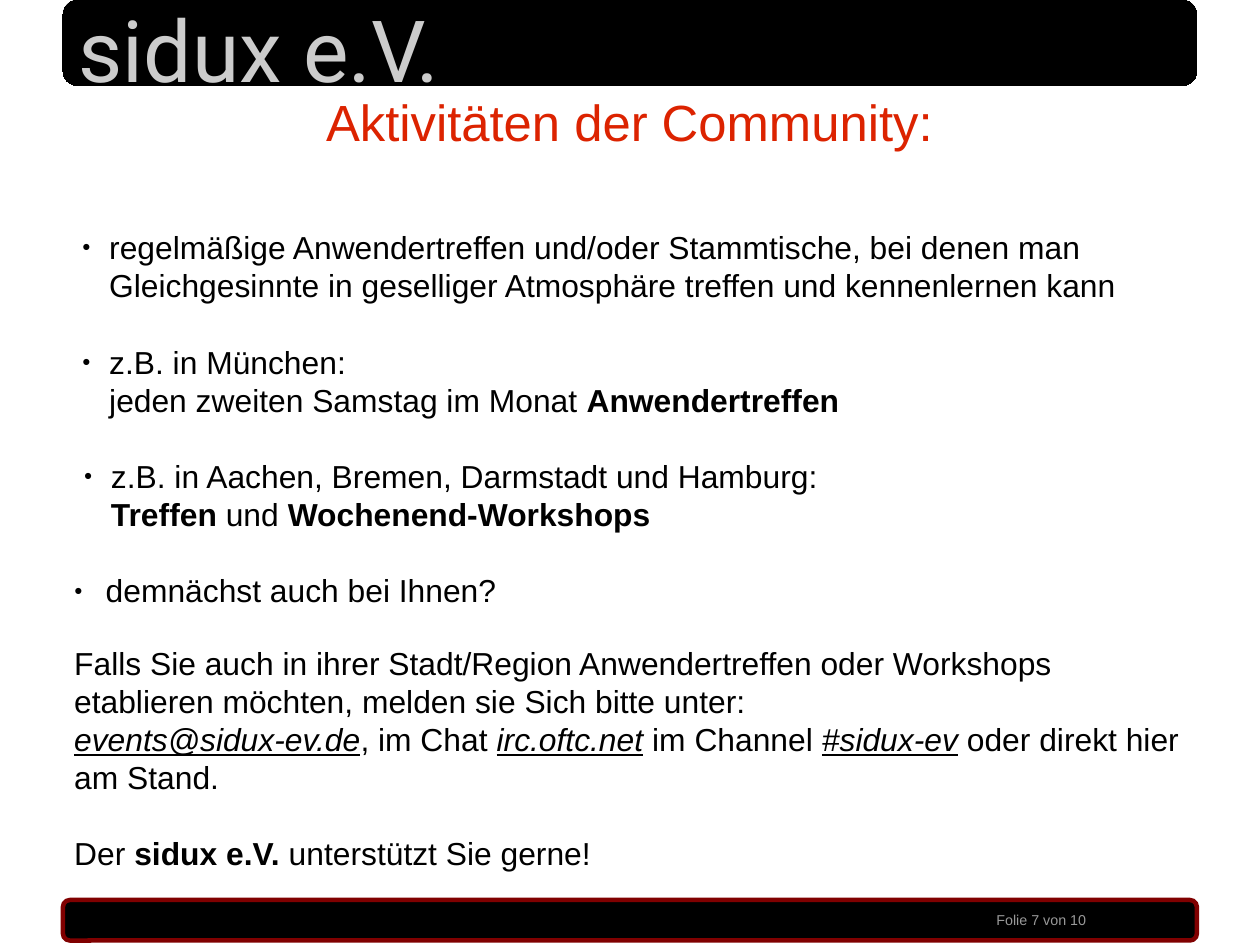
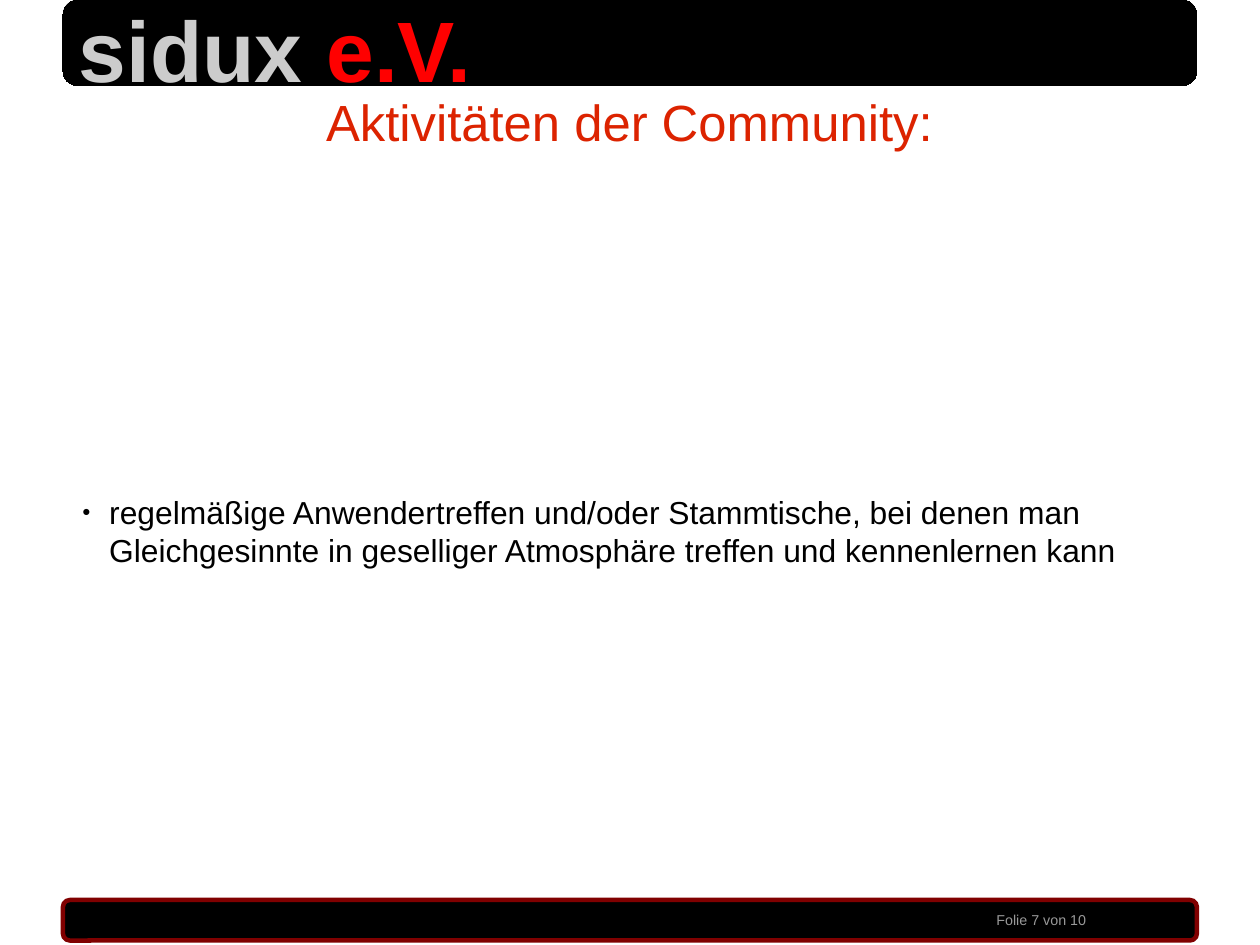
Before and after one commit to sidux-ev/praesentation, a slide deck: slide 7 of bin/sigint_2010.odp. Drawn at 1260x945 pixels with LibreOffice and Linux fonts; fonts in the diff are those of the drawing; background and template pictures are left out. Boxes give left, top, right and bottom in pixels: in the first picture for what was removed or moved away, otherwise in the second. Text is boxed around its words. In the diff, an @@ line names an element or a change of style, - is before the commit and + after.

Commit message:
clean up folien [(c) etc.], formatierung sidux e.V., etc. modified:   bin/sigint_2010.odp

```diff
--- a/bin/sigint_2010.odp
+++ b/bin/sigint_2010.odp
@@ text "sidux e.V." at [79, 20, 470, 98]: font Roboto to Arial, bold on; text colour #CCCCCC to #FF0000 in "e.V." @@
@@ text at [74, 351, 1179, 871]: paragraphs removed @@
-● z.B. in München:
-  jeden zweiten Samstag im Monat Anwendertreffen
-● z.B. in Aachen, Bremen, Darmstadt und Hamburg:
-  Treffen und Wochenend-Workshops
-● demnächst auch bei Ihnen?
-Falls Sie auch in ihrer Stadt/Region Anwendertreffen oder Workshops etablieren möchten, melden sie Sich bitte unter:
-events@sidux-ev.de, im Chat irc.oftc.net im Channel #sidux-ev oder direkt hier am Stand.
-Der sidux e.V. unterstützt Sie gerne!
```
Also in this commit, not shown: 9 other slides changed.
